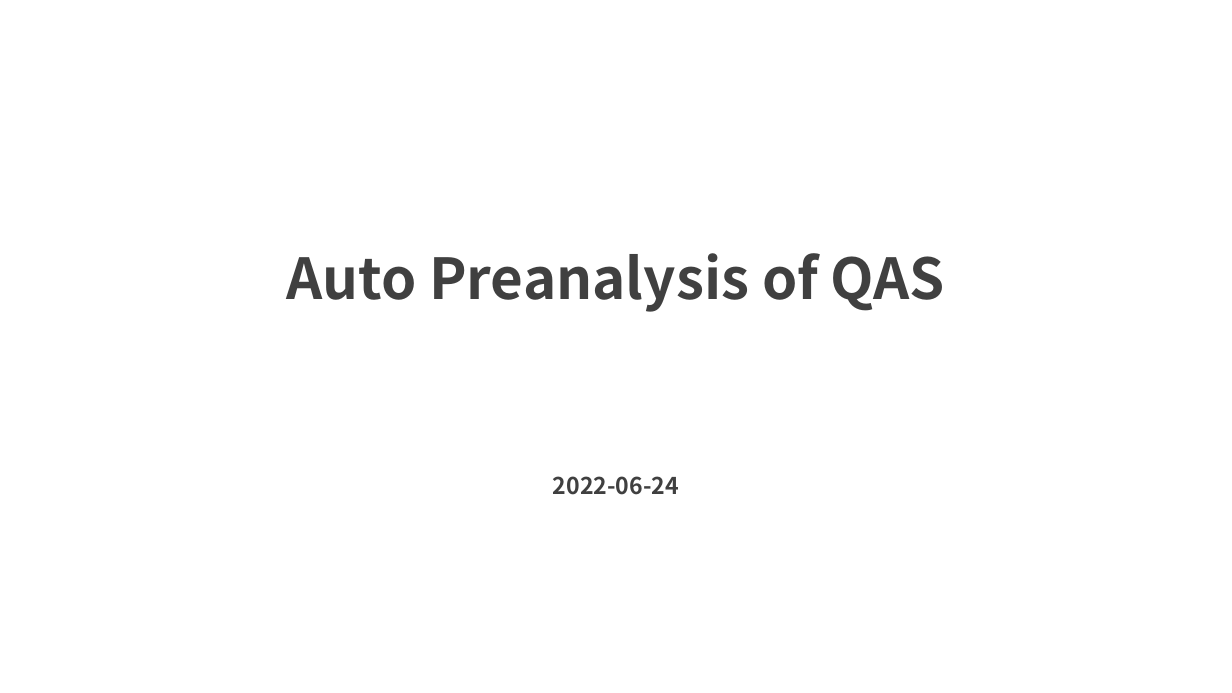
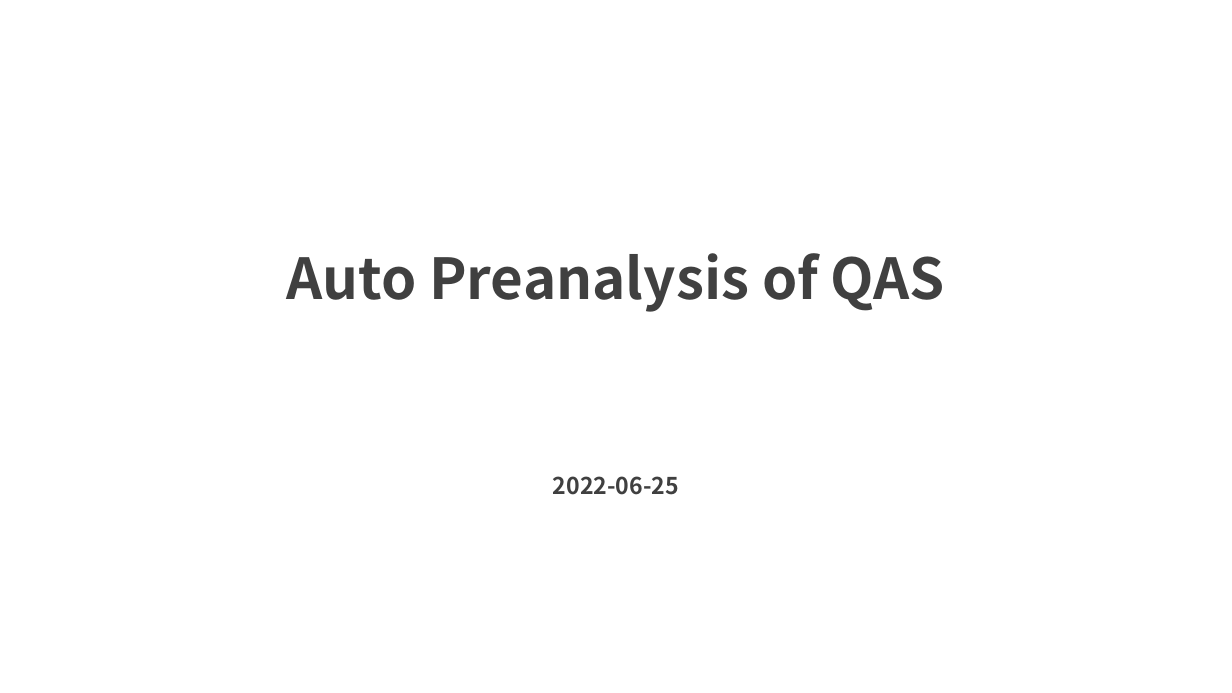
Before and after one commit to Ameyanagi/larchppt, a slide deck: slide 1 of output/preanalysis.pptx. Drawn at 1232x693 pixels with LibreOffice and Linux fonts; fonts in the diff are those of the drawing. Boxes give left, top, right and bottom in pixels: in the first picture for what was removed or moved away, otherwise in the second. Text is boxed around its words. In the diff, an @@ line names an element or a change of style, - is before the commit and + after.

```diff
--- a/output/preanalysis.pptx
+++ b/output/preanalysis.pptx
@@ text at (553, 476, 679, 495): text changed @@
-2022-06-24
+2022-06-25
```
Also in this commit, not shown: 8 other files.
